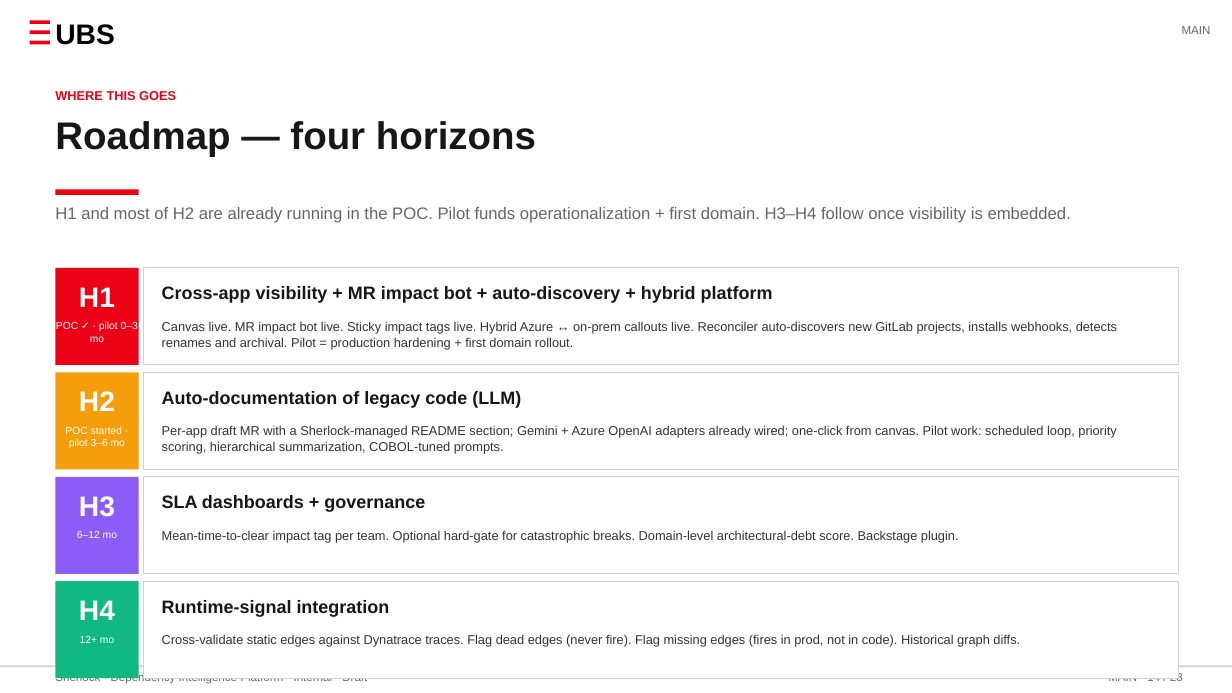
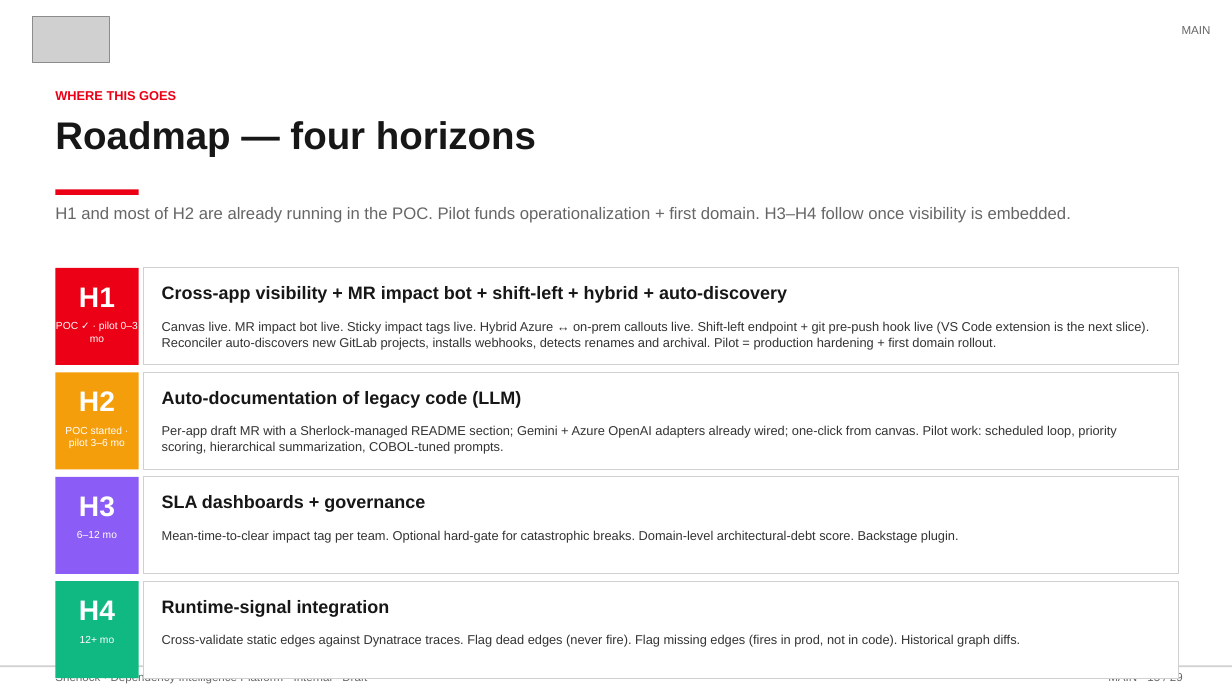
Before and after one commit to stoufeeq/Sherlock, a slide deck: slide 15 of Sherlock_CTO_Pitch.pptx (slide 14 before the commit). Drawn at 1232x693 pixels with LibreOffice and Linux fonts; fonts in the diff are those of the drawing; grey boxes stand for pictures. Boxes give left, top, right and bottom in pixels: in the first picture for what was removed or moved away, otherwise in the second. Text is boxed around its words. In the diff, an @@ line names an element or a change of style, - is before the commit and + after.

```diff
--- a/Sherlock_CTO_Pitch.pptx
+++ b/Sherlock_CTO_Pitch.pptx
@@ rectangle removed at (30, 20, 50, 24) @@
@@ picture added at (32, 17, 109, 63) @@
@@ text removed at (55, 24, 114, 45) @@
-UBS
@@ rectangle removed at (30, 30, 50, 34) @@
@@ rectangle removed at (30, 41, 50, 44) @@
@@ text at (162, 286, 787, 303): text changed @@
-Cross-app visibility + MR impact bot + auto-discovery + hybrid platform
+Cross-app visibility + MR impact bot + shift-left + hybrid + auto-discovery
@@ text at (162, 321, 1149, 349): text changed @@
-Canvas live. MR impact bot live. Sticky impact tags live. Hybrid Azure ↔ on-prem callouts live. Reconciler auto-discovers new GitLab projects, installs webhooks, detects renames and archival. Pilot = production hardening + first domain rollout.
+Canvas live. MR impact bot live. Sticky impact tags live. Hybrid Azure ↔ on-prem callouts live. Shift-left endpoint + git pre-push hook live (VS Code extension is the next slice). Reconciler auto-discovers new GitLab projects, installs webhooks, detects renames and archival. Pilot = production hardening + first domain rollout.
@@ text at (1108, 672, 1183, 681): text changed @@
-MAIN · 14 / 28
+MAIN · 15 / 29
```
Also in this commit, not shown: 25 other slides changed, 1 slide added, 21 other files.
